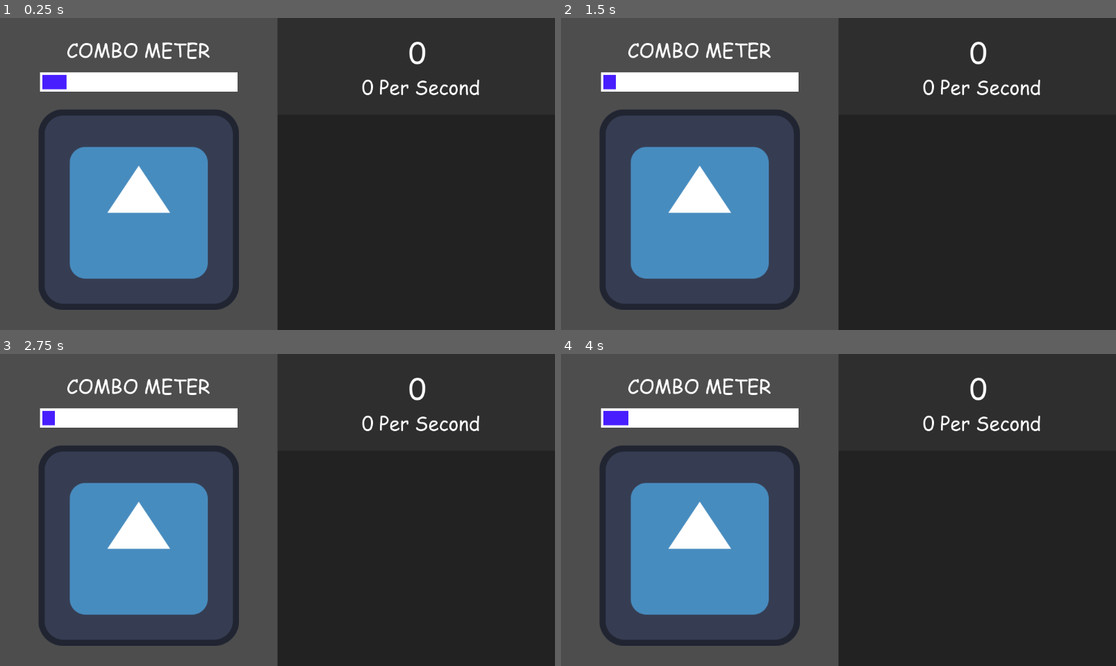
Above: before the commit, frames 1-4 (two rows, left to right).
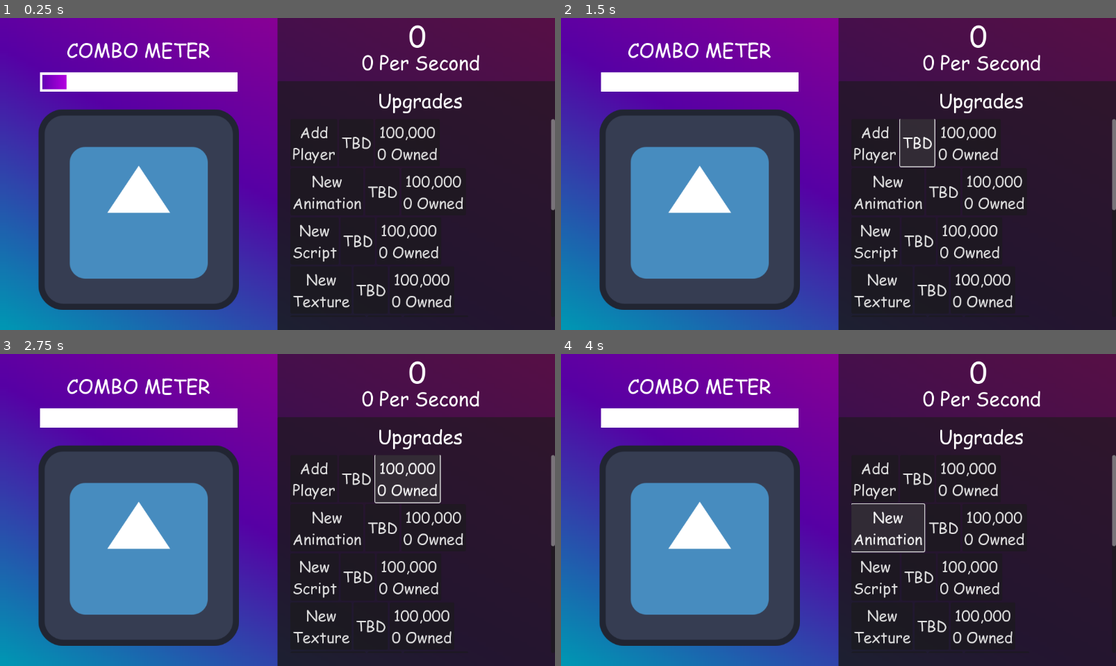
Above: after the commit, the same moments.

Repository: Timonan314/Godot-Clicker
Game: Godot game, scene res://scenes/main.tscn
Same seed, same stepped clock (60 frames per second), same inputs: the game is played once before the commit and once after it. The engine's default icon, where the game draws it, is replaced by a stand-in: a white triangle on a blue panel in a dark square.
Inputs (mouse positions are in pixels of both pictures, inside the frame that each line leads up to):
- Up to frame 1 (0.25 s): no input
- Up to frame 2 (1.5 s): click (877, 142) at 0.5 s, where only the run after the commit has a clickable "Add Player"; click (916, 142) at 1.25 s, where only the run after the commit has a clickable "TBD"
- Up to frame 3 (2.75 s): click (405, 478) at 2 s, where only the run after the commit has a clickable "100,000 0 Owned"
- Up to frame 4 (4 s): click (888, 528) at 2.75 s, where only the run after the commit has a clickable "New Animation"; click (888, 528) at 3.5 s, where only the run after the commit has a clickable "New Animation"

The runs differ from the first frame. In frame 1, 43% of the frame differs, in the area x 0-100%, y 0-100%; in frame 2, 43%; in frame 3, 43%; in frame 4, 43%.

Commit message:
I made it pretty and also added a better scrollcontainer, with the names of upgrades

Diff:
--- /dev/null
+++ b/bg.tres
@@ -0,0 +1,10 @@
+[gd_resource type="GradientTexture2D" load_steps=2 format=3 uid="uid://dwqpdexu2c075"]
+
+[sub_resource type="Gradient" id="Gradient_dihi4"]
+offsets = PackedFloat32Array(0, 0.453202, 1)
+colors = PackedColorArray(5.77569e-07, 0.590756, 0.703746, 1, 0.340326, 0.00146038, 0.646752, 1, 0.695242, 3.86009e-05, 0.532767, 1)
+
+[resource]
+gradient = SubResource("Gradient_dihi4")
+fill_from = Vector2(0, 1)
+metadata/_snap_count = 12
--- /dev/null
+++ b/new_gradient.tres
@@ -0,0 +1,4 @@
+[gd_resource type="Gradient" format=3 uid="uid://b1ijituxtm1ox"]
+
+[resource]
+colors = PackedColorArray(0.396461, 0.00193091, 0.708671, 1, 0.708801, 0.00182435, 0.881824, 1)
--- a/scenes/main.tscn
+++ b/scenes/main.tscn
@@ -1,10 +1,12 @@
-[gd_scene load_steps=11 format=3 uid="uid://doinf7rp2onby"]
+[gd_scene load_steps=14 format=3 uid="uid://doinf7rp2onby"]
 
 [ext_resource type="Script" uid="uid://dajrje2vacyt0" path="res://scripts/panel.gd" id="1_jyhfs"]
+[ext_resource type="Texture2D" uid="uid://dwqpdexu2c075" path="res://bg.tres" id="1_o6xl0"]
 [ext_resource type="FontFile" uid="uid://mteonrh2rrl3" path="res://COMIC.TTF" id="2_tbgi4"]
 [ext_resource type="Texture2D" uid="uid://bx0bvevtwl5dx" path="res://assets/icon.svg" id="3_tefeu"]
 [ext_resource type="Script" uid="uid://bmyingsusxf0a" path="res://scripts/icon.gd" id="4_o6xl0"]
-[ext_resource type="Script" uid="uid://hr4vcbyr5hwn" path="res://scenes/combo_meter.gd" id="5_tbgi4"]
+[ext_resource type="Script" uid="uid://hr4vcbyr5hwn" path="res://scripts/combo_meter.gd" id="5_tbgi4"]
+[ext_resource type="Gradient" uid="uid://b1ijituxtm1ox" path="res://new_gradient.tres" id="6_tefeu"]
 
 [sub_resource type="RectangleShape2D" id="RectangleShape2D_1bvp3"]
 size = Vector2(663.22, 746.123)
@@ -61,7 +63,17 @@
 &"release": SubResource("Animation_0xm2m")
 }
 
+[sub_resource type="GradientTexture2D" id="GradientTexture2D_o6xl0"]
+gradient = ExtResource("6_tefeu")
+
 [node name="Node2D" type="Node2D"]
+
+[node name="TextureRect" type="TextureRect" parent="."]
+offset_left = -576.0
+offset_top = -324.0
+offset_right = 576.0
+offset_bottom = 324.0
+texture = ExtResource("1_o6xl0")
 
 [node name="Panel" type="Panel" parent="."]
 offset_top = -326.0
@@ -72,9 +84,9 @@
 [node name="Clicks" type="Label" parent="Panel"]
 layout_mode = 0
 offset_left = 53.0
-offset_top = 30.0
+offset_top = -4.0
 offset_right = 529.0
-offset_bottom = 115.0
+offset_bottom = 81.0
 theme_override_fonts/font = ExtResource("2_tbgi4")
 theme_override_font_sizes/font_size = 60
 text = "9999999999999"
@@ -84,9 +96,9 @@
 [node name="Cps per second" type="Label" parent="Panel"]
 layout_mode = 0
 offset_left = 160.0
-offset_top = 114.0
+offset_top = 63.0
 offset_right = 436.0
-offset_bottom = 175.0
+offset_bottom = 124.0
 theme_override_fonts/font = ExtResource("2_tbgi4")
 theme_override_font_sizes/font_size = 40
 text = "15 Per Second:"
@@ -95,9 +107,238 @@
 
 [node name="Panel" type="Panel" parent="Panel"]
 layout_mode = 0
-offset_top = 203.0
+offset_top = 133.0
 offset_right = 578.0
 offset_bottom = 652.0
+
+[node name="Clicks" type="Label" parent="Panel/Panel"]
+layout_mode = 0
+offset_left = 62.0
+offset_top = 11.0
+offset_right = 531.0
+offset_bottom = 68.0
+theme_override_fonts/font = ExtResource("2_tbgi4")
+theme_override_font_sizes/font_size = 40
+text = "Upgrades"
+horizontal_alignment = 1
+vertical_alignment = 1
+
+[node name="ScrollContainer" type="ScrollContainer" parent="Panel/Panel"]
+layout_mode = 0
+offset_left = 27.0
+offset_top = 79.0
+offset_right = 576.0
+offset_bottom = 490.0
+
+[node name="VBoxContainer" type="VBoxContainer" parent="Panel/Panel/ScrollContainer"]
+layout_mode = 2
+
+[node name="Player" type="HBoxContainer" parent="Panel/Panel/ScrollContainer/VBoxContainer"]
+layout_mode = 2
+
+[node name="Button" type="Button" parent="Panel/Panel/ScrollContainer/VBoxContainer/Player"]
+layout_mode = 2
+theme_override_fonts/font = ExtResource("2_tbgi4")
+theme_override_font_sizes/font_size = 31
+text = "Add
+Player"
+
+[node name="Button2" type="Button" parent="Panel/Panel/ScrollContainer/VBoxContainer/Player"]
+layout_mode = 2
+theme_override_fonts/font = ExtResource("2_tbgi4")
+theme_override_font_sizes/font_size = 31
+text = "TBD"
+
+[node name="Button3" type="Button" parent="Panel/Panel/ScrollContainer/VBoxContainer/Player"]
+layout_mode = 2
+theme_override_fonts/font = ExtResource("2_tbgi4")
+theme_override_font_sizes/font_size = 31
+text = "100,000
+0 Owned"
+
+[node name="Animation" type="HBoxContainer" parent="Panel/Panel/ScrollContainer/VBoxContainer"]
+layout_mode = 2
+
+[node name="Button" type="Button" parent="Panel/Panel/ScrollContainer/VBoxContainer/Animation"]
+layout_mode = 2
+theme_override_fonts/font = ExtResource("2_tbgi4")
+theme_override_font_sizes/font_size = 31
+text = "New
+Animation"
+
+[node name="Button2" type="Button" parent="Panel/Panel/ScrollContainer/VBoxContainer/Animation"]
+layout_mode = 2
+theme_override_fonts/font = ExtResource("2_tbgi4")
+theme_override_font_sizes/font_size = 31
+text = "TBD"
+
+[node name="Button3" type="Button" parent="Panel/Panel/ScrollContainer/VBoxContainer/Animation"]
+layout_mode = 2
+theme_override_fonts/font = ExtResource("2_tbgi4")
+theme_override_font_sizes/font_size = 31
+text = "100,000
+0 Owned"
+
+[node name="Script" type="HBoxContainer" parent="Panel/Panel/ScrollContainer/VBoxContainer"]
+layout_mode = 2
+
+[node name="Button" type="Button" parent="Panel/Panel/ScrollContainer/VBoxContainer/Script"]
+layout_mode = 2
+theme_override_fonts/font = ExtResource("2_tbgi4")
+theme_override_font_sizes/font_size = 31
+text = "New
+Script"
+
+[node name="Button2" type="Button" parent="Panel/Panel/ScrollContainer/VBoxContainer/Script"]
+layout_mode = 2
+theme_override_fonts/font = ExtResource("2_tbgi4")
+theme_override_font_sizes/font_size = 31
+text = "TBD"
+
+[node name="Button3" type="Button" parent="Panel/Panel/ScrollContainer/VBoxContainer/Script"]
+layout_mode = 2
+theme_override_fonts/font = ExtResource("2_tbgi4")
+theme_override_font_sizes/font_size = 31
+text = "100,000
+0 Owned"
+
+[node name="Texture" type="HBoxContainer" parent="Panel/Panel/ScrollContainer/VBoxContainer"]
+layout_mode = 2
+
+[node name="Button" type="Button" parent="Panel/Panel/ScrollContainer/VBoxContainer/Texture"]
+layout_mode = 2
+theme_override_fonts/font = ExtResource("2_tbgi4")
+theme_override_font_sizes/font_size = 31
+text = "New
+Texture"
+
+[node name="Button2" type="Button" parent="Panel/Panel/ScrollContainer/VBoxContainer/Texture"]
+layout_mode = 2
+theme_override_fonts/font = ExtResource("2_tbgi4")
+theme_override_font_sizes/font_size = 31
+text = "TBD"
+
+[node name="Button3" type="Button" parent="Panel/Panel/ScrollContainer/VBoxContainer/Texture"]
+layout_mode = 2
+theme_override_fonts/font = ExtResource("2_tbgi4")
+theme_override_font_sizes/font_size = 31
+text = "100,000
+0 Owned"
+
+[node name="Debugging" type="HBoxContainer" parent="Panel/Panel/ScrollContainer/VBoxContainer"]
+layout_mode = 2
+
+[node name="Button" type="Button" parent="Panel/Panel/ScrollContainer/VBoxContainer/Debugging"]
+layout_mode = 2
+theme_override_fonts/font = ExtResource("2_tbgi4")
+theme_override_font_sizes/font_size = 31
+text = "Do Some
+Debugging"
+
+[node name="Button2" type="Button" parent="Panel/Panel/ScrollContainer/VBoxContainer/Debugging"]
+layout_mode = 2
+theme_override_fonts/font = ExtResource("2_tbgi4")
+theme_override_font_sizes/font_size = 31
+text = "TBD"
+
+[node name="Button3" type="Button" parent="Panel/Panel/ScrollContainer/VBoxContainer/Debugging"]
+layout_mode = 2
+theme_override_fonts/font = ExtResource("2_tbgi4")
+theme_override_font_sizes/font_size = 31
+text = "100,000
+0 Owned"
+
+[node name="Character" type="HBoxContainer" parent="Panel/Panel/ScrollContainer/VBoxContainer"]
+layout_mode = 2
+
+[node name="Button" type="Button" parent="Panel/Panel/ScrollContainer/VBoxContainer/Character"]
+layout_mode = 2
+theme_override_fonts/font = ExtResource("2_tbgi4")
+theme_override_font_sizes/font_size = 31
+text = "New
+Character"
+
+[node name="Button2" type="Button" parent="Panel/Panel/ScrollContainer/VBoxContainer/Character"]
+layout_mode = 2
+theme_override_fonts/font = ExtResource("2_tbgi4")
+theme_override_font_sizes/font_size = 31
+text = "TBD"
+
+[node name="Button3" type="Button" parent="Panel/Panel/ScrollContainer/VBoxContainer/Character"]
+layout_mode = 2
+theme_override_fonts/font = ExtResource("2_tbgi4")
+theme_override_font_sizes/font_size = 31
+text = "100,000
+0 Owned"
+
+[node name="Mesh" type="HBoxContainer" parent="Panel/Panel/ScrollContainer/VBoxContainer"]
+layout_mode = 2
+
+[node name="Button" type="Button" parent="Panel/Panel/ScrollContainer/VBoxContainer/Mesh"]
+layout_mode = 2
+theme_override_fonts/font = ExtResource("2_tbgi4")
+theme_override_font_sizes/font_size = 31
+text = "New
+Mesh"
+
+[node name="Button2" type="Button" parent="Panel/Panel/ScrollContainer/VBoxContainer/Mesh"]
+layout_mode = 2
+theme_override_fonts/font = ExtResource("2_tbgi4")
+theme_override_font_sizes/font_size = 31
+text = "TBD"
+
+[node name="Button3" type="Button" parent="Panel/Panel/ScrollContainer/VBoxContainer/Mesh"]
+layout_mode = 2
+theme_override_fonts/font = ExtResource("2_tbgi4")
+theme_override_font_sizes/font_size = 31
+text = "100,000
+0 Owned"
+
+[node name="Level" type="HBoxContainer" parent="Panel/Panel/ScrollContainer/VBoxContainer"]
+layout_mode = 2
+
+[node name="Button" type="Button" parent="Panel/Panel/ScrollContainer/VBoxContainer/Level"]
+layout_mode = 2
+theme_override_fonts/font = ExtResource("2_tbgi4")
+theme_override_font_sizes/font_size = 31
+text = "New
+Level"
+
+[node name="Button2" type="Button" parent="Panel/Panel/ScrollContainer/VBoxContainer/Level"]
+layout_mode = 2
+theme_override_fonts/font = ExtResource("2_tbgi4")
+theme_override_font_sizes/font_size = 31
+text = "TBD"
+
+[node name="Button3" type="Button" parent="Panel/Panel/ScrollContainer/VBoxContainer/Level"]
+layout_mode = 2
+theme_override_fonts/font = ExtResource("2_tbgi4")
+theme_override_font_sizes/font_size = 31
+text = "100,000
+0 Owned"
+
+[node name="Release game" type="HBoxContainer" parent="Panel/Panel/ScrollContainer/VBoxContainer"]
+layout_mode = 2
+
+[node name="Button" type="Button" parent="Panel/Panel/ScrollContainer/VBoxContainer/Release game"]
+layout_mode = 2
+theme_override_fonts/font = ExtResource("2_tbgi4")
+theme_override_font_sizes/font_size = 31
+text = "Release
+Game"
+
+[node name="Button2" type="Button" parent="Panel/Panel/ScrollContainer/VBoxContainer/Release game"]
+layout_mode = 2
+theme_override_fonts/font = ExtResource("2_tbgi4")
+theme_override_font_sizes/font_size = 31
+text = "TBD"
+
+[node name="Button3" type="Button" parent="Panel/Panel/ScrollContainer/VBoxContainer/Release game"]
+layout_mode = 2
+theme_override_fonts/font = ExtResource("2_tbgi4")
+theme_override_font_sizes/font_size = 31
+text = "100,000
+0 Owned"
 
 [node name="click hitbox" type="Area2D" parent="."]
 position = Vector2(-287.735, 0)
@@ -136,19 +377,22 @@
 script = ExtResource("5_tbgi4")
 
 [node name="bounding box" type="ColorRect" parent="Combo meter"]
+layout_mode = 0
 offset_left = 33.0
 offset_top = 90.0
 offset_right = 443.0
 offset_bottom = 130.0
 
-[node name="bar" type="ColorRect" parent="Combo meter"]
+[node name="mcps Timer" type="Timer" parent="Combo meter"]
+
+[node name="bar" type="TextureRect" parent="Combo meter"]
+layout_mode = 0
 offset_left = 38.0
 offset_top = 95.0
 offset_right = 438.0
 offset_bottom = 125.0
-color = Color(0.282353, 0.117647, 1, 1)
-
-[node name="mcps Timer" type="Timer" parent="Combo meter"]
+texture = SubResource("GradientTexture2D_o6xl0")
+expand_mode = 1
 
 [connection signal="mouse_entered" from="click hitbox" to="Icon" method="_on_click_hitbox_mouse_entered"]
 [connection signal="mouse_exited" from="click hitbox" to="Icon" method="_on_click_hitbox_mouse_exited"]
--- a/scenes/combo_meter.gd
+++ b/scripts/combo_meter.gd
@@ -1,5 +1,5 @@
 extends Label
-@onready var bar: ColorRect = $bar
+@onready var bar: TextureRect = $bar
 var click_count = 0
 var last_sec_click = 0
 var mcps = 0
@@ -15,7 +15,7 @@
 func _process(delta: float) -> void:
 	var tween = get_tree().create_tween()
 	tween.tween_property(bar, "size:x", width, 0.25)
-	if Input.is_action_just_pressed("click"):
+	if Input.is_action_just_pressed("click") and Global.clickable == true:
 		click_count += 1
 
 func _on_mcps_timer_timeout() -> void:
--- a/scripts/global.gd
+++ b/scripts/global.gd
@@ -3,3 +3,4 @@
 var clicks = 0
 var click_val = 1
 var combo_multiplier = 1
+var clickable = false
--- a/scripts/icon.gd
+++ b/scripts/icon.gd
@@ -5,7 +5,6 @@
 var click_stopped
 const angle_max = 20
 var angle = 0
-var clickable = false
 # Called when the node enters the scene tree for the first time.
 func _ready() -> void:
 	cps_timer.start()
@@ -15,16 +14,15 @@
 func _process(_delta: float) -> void:
 	randomize()
 	angle = randi_range(0, angle_max) - angle_max/2
-	print(clickable)
 
 func _input(_event: InputEvent) -> void:
-	if clickable == true:
+	if Global.clickable == true:
 		if Input.is_action_just_pressed("click"):
 			Global.clicks += Global.click_val
 			var tweenclick = get_tree().create_tween()
 			animation_player.play("click")
-			tweenclick.tween_property($".", "rotation_degrees", angle, 0.06)
-		if Input.is_action_just_released("click"):
+			tweenclick.tween_property($".", "rotation_degrees", angle, 0.25)
+		if Input.is_action_just_released("click") and animation_player.is_playing() == true:
 			release()
 
 
@@ -35,13 +33,14 @@
 
 
 func _on_click_hitbox_mouse_entered() -> void:
-	clickable = true
+	Global.clickable = true
 
 func _on_click_hitbox_mouse_exited() -> void:
-	clickable = false
-	release()
+	Global.clickable = false
+	if animation_player.is_playing() == true:
+		release()
 
 func release():
 	var tweenrelease = get_tree().create_tween()
 	animation_player.play("release")
-	tweenrelease.tween_property($".", "rotation_degrees", 0, 0.16)
+	tweenrelease.tween_property($".", "rotation_degrees", 0, 0.25)
Renamed: scenes/combo_meter.gd.uid -> scripts/combo_meter.gd.uid
